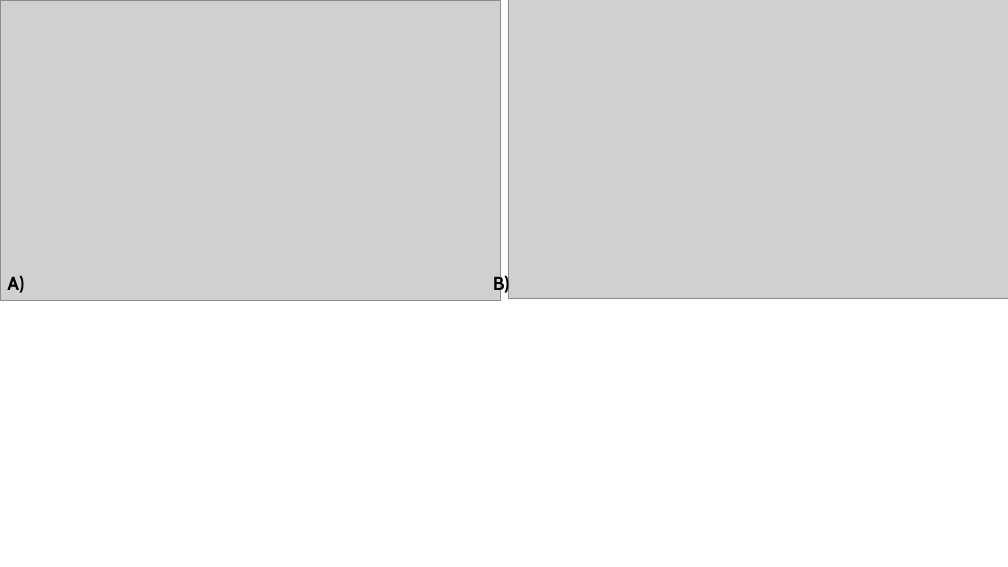
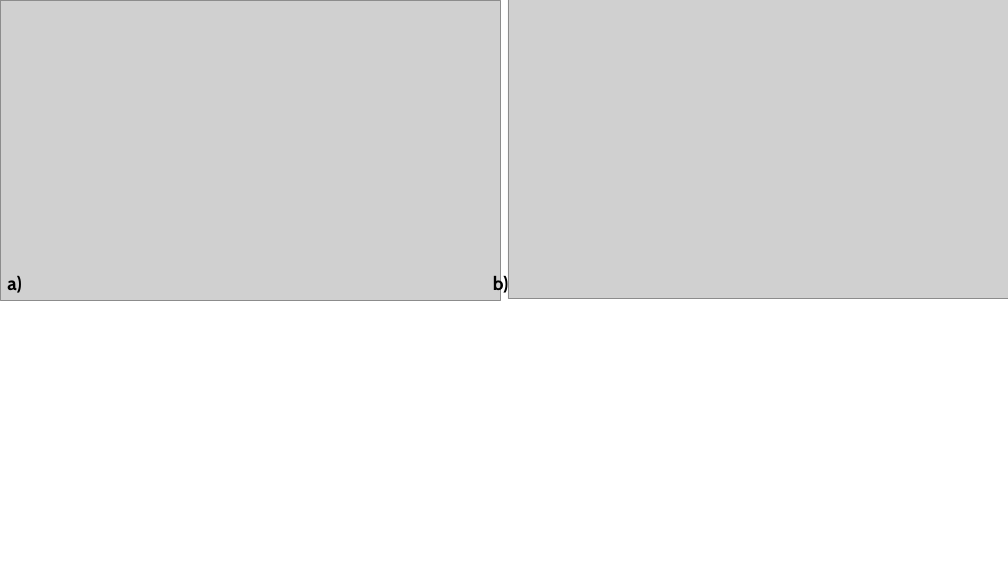
Before and after one commit to vahluw/NSCLC_PDL1_Immunotherapy, a slide deck: slide 6 of kaplan_figures.pptx. Drawn at 1008x567 pixels with LibreOffice and Linux fonts; fonts in the diff are those of the drawing; grey boxes stand for pictures. Boxes give left, top, right and bottom in pixels: in the first picture for what was removed or moved away, otherwise in the second. Text is boxed around its words. In the diff, an @@ line names an element or a change of style, - is before the commit and + after.

```diff
--- a/kaplan_figures.pptx
+++ b/kaplan_figures.pptx
@@ text at (7,276,21,293): text changed @@
-A)
+a)
@@ text at (493,275,508,296): text changed @@
-B)
+b)
```
Also in this commit, not shown: 3 other slides changed, 2 slides added, 33 other files.
